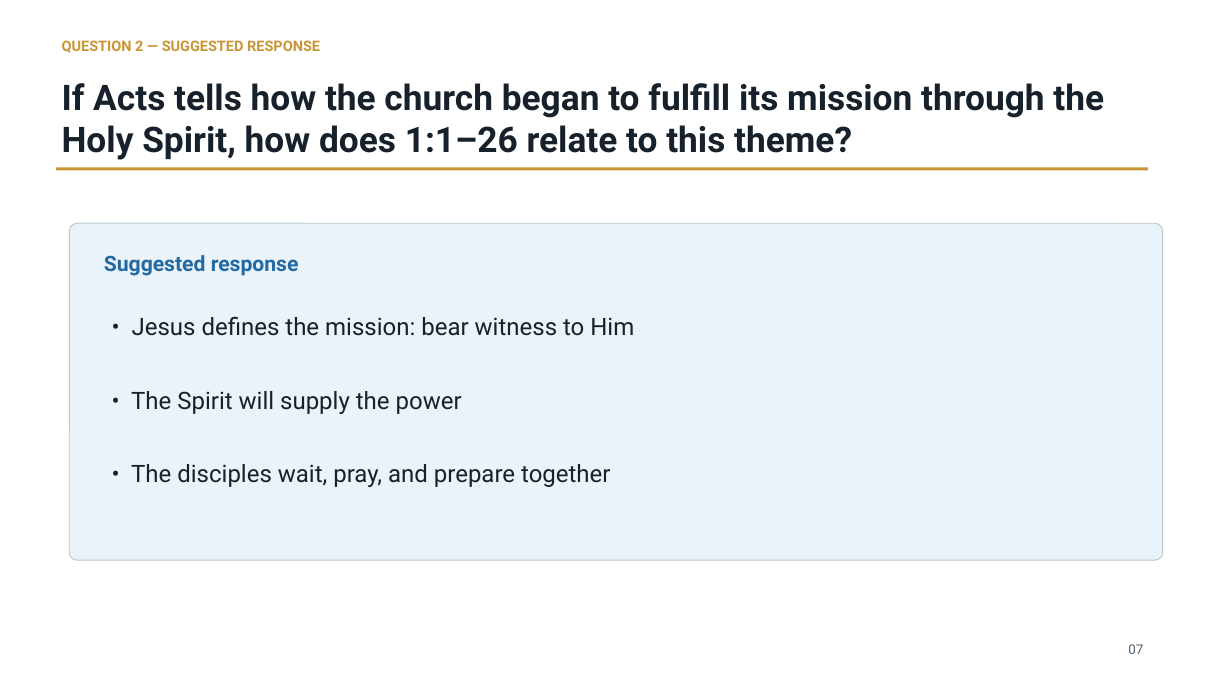
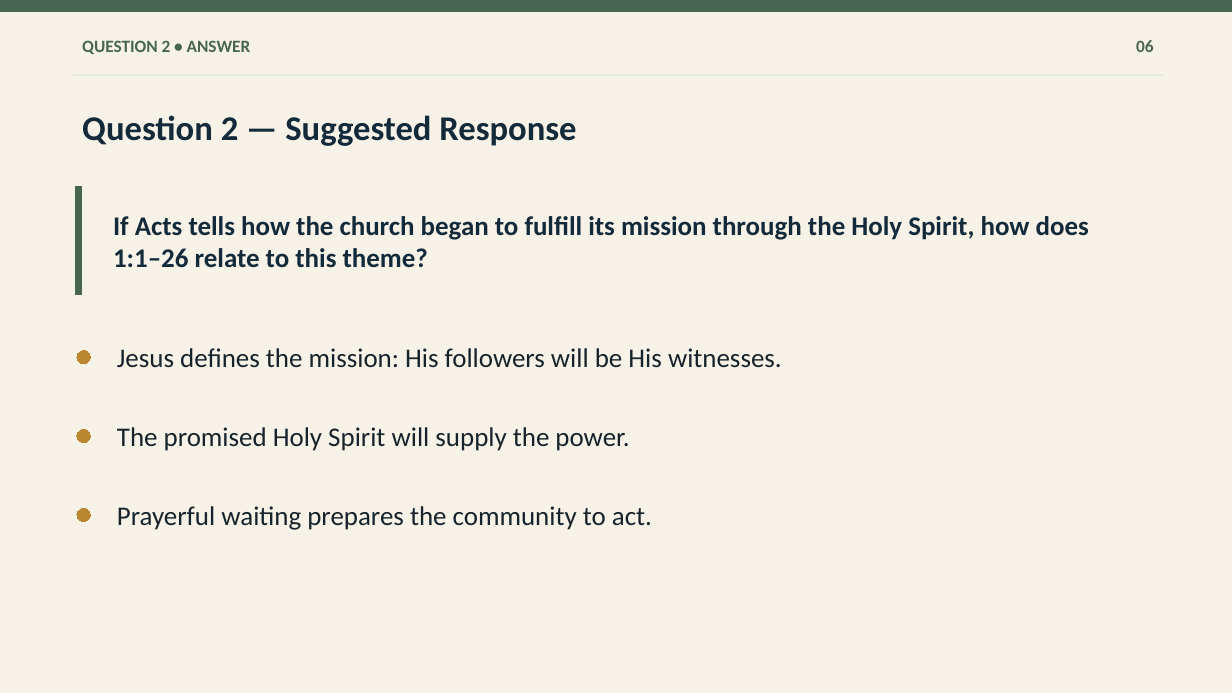
Before and after one commit to flyntm/Ezra, a slide deck: slide 6 of presentations/Lesson_Two_Acts.pptx (slide 7 before the commit). Drawn at 1232x693 pixels with LibreOffice and Linux fonts; fonts in the diff are those of the drawing. Boxes give left, top, right and bottom in pixels: in the first picture for what was removed or moved away, otherwise in the second. Text is boxed around its words. In the diff, an @@ line names an element or a change of style, - is before the commit and + after.

```diff
--- a/presentations/Lesson_Two_Acts.pptx
+++ b/presentations/Lesson_Two_Acts.pptx
@@ background #FFFFFF to #F7F2E8 @@
@@ rectangle added at (0, 0, 1232, 11), fill #486554, outline #486554 0 pt @@
@@ text added at (82, 40, 251, 54), 13.5 pt, text #486554, bold @@
+QUESTION 2 • ANSWER
@@ text added at (1136, 40, 1153, 52), 13.5 pt, text #486554, bold @@
+06
@@ rectangle: place and size @@
-rectangle at (55, 167, 1148, 170)
+rectangle at (73, 74, 1163, 76)
@@ rectangle at (73, 74, 1163, 76): fill #C99535 to #E2E9E3; outline none to #E2E9E3 0 pt @@
@@ text at (82, 115, 576, 146): text changed; size 11.2 to 27 pt; font Roboto to Calibri; text colour #C99535 to #132A3A @@
-QUESTION 2 — SUGGESTED RESPONSE
+Question 2 — Suggested Response
@@ rectangle added at (75, 187, 81, 295), fill #486554, outline #486554 0 pt @@
@@ text "If Acts tells how the ...": place and size @@
-text "If Acts tells how the ..." at (62, 83, 1104, 160)
+text "If Acts tells how the ..." at (113, 216, 1089, 268)
@@ text "If Acts tells how the ..." at (113, 216, 1089, 268): size 27.5 to 21 pt, font Roboto to Calibri, text colour #17212B to #132A3A; vertical alignment top to middle @@
@@ rounded rectangle removed at (69, 224, 1163, 561) @@
@@ text removed at (104, 255, 299, 276) @@
-Suggested response
@@ vertical alignment top to middle in 3 elements at (117, 427, 629, 451), (82, 115, 576, 146), (117, 348, 782, 368) @@
@@ ellipse added at (77, 350, 91, 364), fill #B8872F, outline #B8872F 0 pt @@
@@ text at (117, 348, 782, 368): text changed; size 18.8 to 21 pt; font Roboto to Calibri; text colour #17212B to #17232B @@
-• Jesus defines the mission: bear witness to Him
+Jesus defines the mission: His followers will be His witnesses.
@@ ellipse added at (77, 430, 91, 444), fill #B8872F, outline #B8872F 0 pt @@
@@ text at (117, 427, 629, 451): text changed; size 18.8 to 21 pt; font Roboto to Calibri; text colour #17212B to #17232B @@
-• The Spirit will supply the power
+The promised Holy Spirit will supply the power.
@@ text removed at (131, 464, 610, 487) @@
-• The disciples wait, pray, and prepare together
@@ ellipse added at (77, 508, 91, 522), fill #B8872F, outline #B8872F 0 pt @@
@@ text added at (117, 506, 652, 530), 21 pt, text #17232B @@
+Prayerful waiting prepares the community to act.
@@ text removed at (1128, 644, 1143, 654) @@
-07
```
Also in this commit, not shown: 10 other slides changed, 9 slides added, 10 slides removed, 32 other files.
